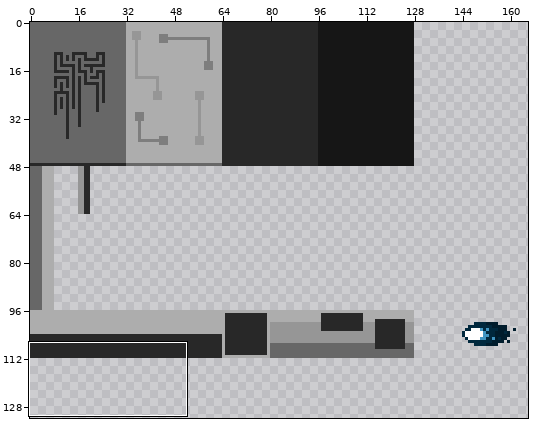
A sprite sheet gets an edit: assets/textures/ship_texture.png. The first picture is a wide view before the edit; the outline marks the close-up.
Close-up. Old version:
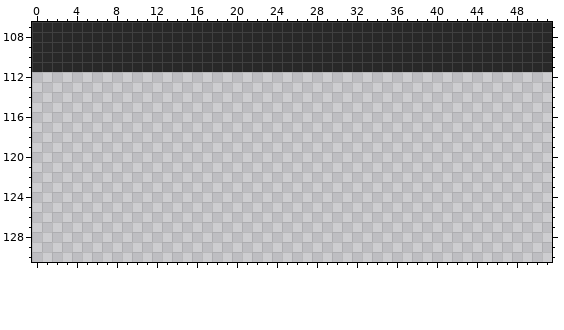
The file is 256x256 pixels. Colours within 5 levels of each other are drawn and written as one. Shown: x 0..51, y 107..130. The wide view leaves out empty margins.
Now the later version:
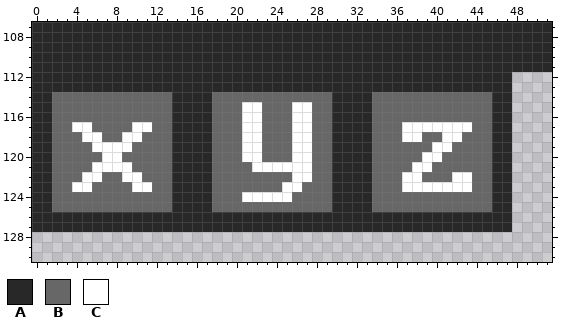
Palette (. is transparent): A #282828  B #676767  C #ffffff
What changed:
Colour A is added in rows 112 to 113 at x 0 to 47; in rows 114 to 125 at x 0 to 1, 14 to 17, 30 to 33 and 46 to 47; in rows 126 to 127 at x 0 to 47.
Colour B is added in row 114 at x 2 to 13, 18 to 29 and 34 to 45; in rows 115 to 116 at x 2 to 13, 18 to 20, 23 to 25, 28 to 29 and 34 to 45; in row 117 at x 2 to 3, 6 to 9, 12 to 13, 18 to 20, 23 to 25, 28 to 29, 34 to 36 and 44 to 45; in row 118 at x 2 to 4, 7 to 8, 11 to 13, 18 to 20, 23 to 25, 28 to 29, 34 to 36, 39 to 40 and 43 to 45; in row 119 at x 2 to 5, 10 to 13, 18 to 20, 23 to 25, 28 to 29, 34 to 39 and 42 to 45; in row 120 at x 2 to 6, 9 to 13, 18 to 20, 23 to 25, 28 to 29, 34 to 38 and 41 to 45.
Colour B is added in row 121 at x 2 to 5, 10 to 13, 18 to 21, 28 to 29, 34 to 37 and 40 to 45; in row 122 at x 2 to 4, 7 to 8, 11 to 13, 18 to 25, 28 to 29, 34 to 36, 39 to 41 and 44 to 45; in row 123 at x 2 to 3, 6 to 9, 12 to 13, 18 to 24, 27 to 29, 34 to 36 and 44 to 45; in row 124 at x 2 to 13, 18 to 20, 26 to 29 and 34 to 45; in row 125 at x 2 to 13, 18 to 29 and 34 to 45.
Colour C is added in rows 115 to 116 at x 21 to 22 and 26 to 27; in row 117 at x 4 to 5, 10 to 11, 21 to 22, 26 to 27 and 37 to 43; in row 118 at x 5 to 6, 9 to 10, 21 to 22, 26 to 27, 37 to 38 and 41 to 42; in row 119 at x 6 to 9, 21 to 22, 26 to 27 and 40 to 41; in row 120 at x 7 to 8, 21 to 22, 26 to 27 and 39 to 40; in row 121 at x 6 to 9, 22 to 27 and 38 to 39.
Colour C is added in row 122 at x 5 to 6, 9 to 10, 26 to 27, 37 to 38 and 42 to 43; in row 123 at x 4 to 5, 10 to 11, 25 to 26 and 37 to 43; in row 124 at x 21 to 25.
